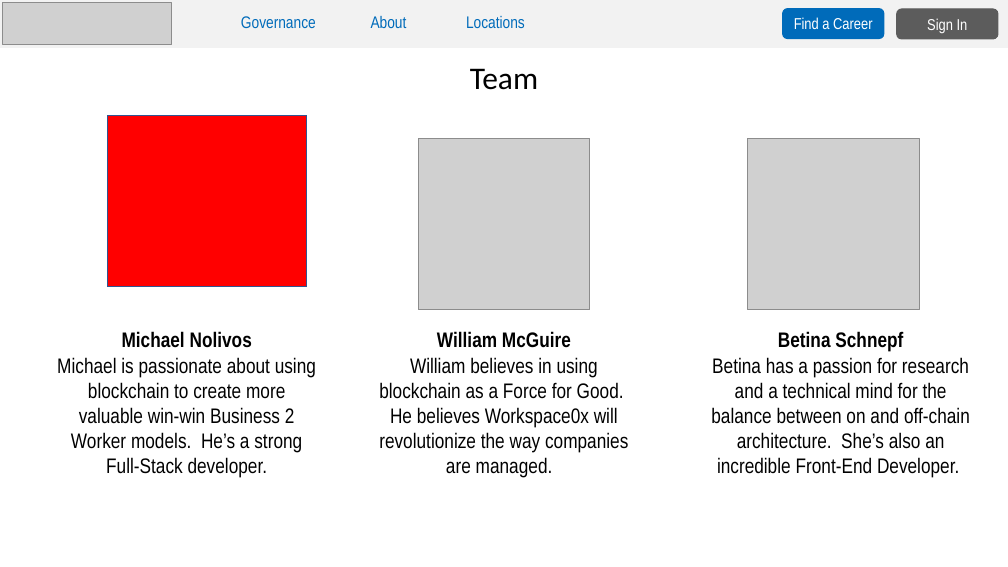
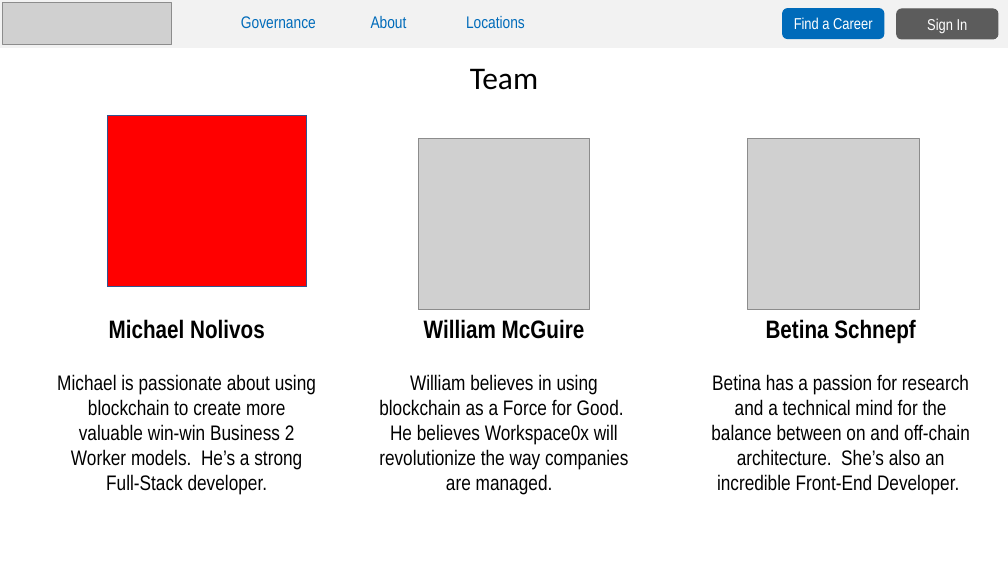
Before and after one commit to sriharikapu/ethdenver2018, a slide deck: slide 5 of static/images/pitch v2.pptx. Drawn at 1008x567 pixels with LibreOffice and Linux fonts; fonts in the diff are those of the drawing; grey boxes stand for pictures. Boxes give left, top, right and bottom in pixels: in the first picture for what was removed or moved away, otherwise in the second. Text is boxed around its words. In the diff, an @@ line names an element or a change of style, - is before the commit and + after.

```diff
--- a/static/images/pitch v2.pptx
+++ b/static/images/pitch v2.pptx
@@ text "Michael Nolivos": place and size @@
-text "Michael Nolivos" at (57, 331, 316, 478)
+text "Michael Nolivos" at (57, 319, 316, 495)
@@ text at (109, 319, 265, 339): size 20 to 24 pt in "Michael Nolivos" @@
@@ text "William McGuire": place and size @@
-text "William McGuire" at (379, 331, 628, 478)
+text "William McGuire" at (379, 319, 628, 495)
@@ text at (424, 319, 585, 339): size 20 to 24 pt in "William McGuire" @@
@@ text "Betina Schnepf": place and size @@
-text "Betina Schnepf" at (711, 331, 970, 478)
+text "Betina Schnepf" at (711, 319, 970, 495)
@@ text at (766, 319, 915, 344): size 20 to 24 pt in "Betina Schnepf" @@
```
Also in this commit, not shown: 1 other slide changed.
